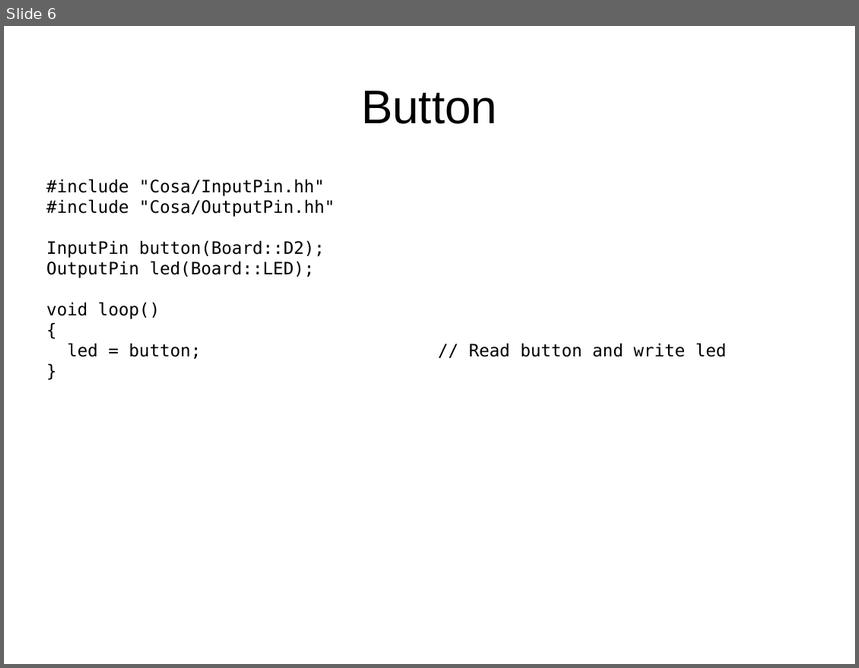
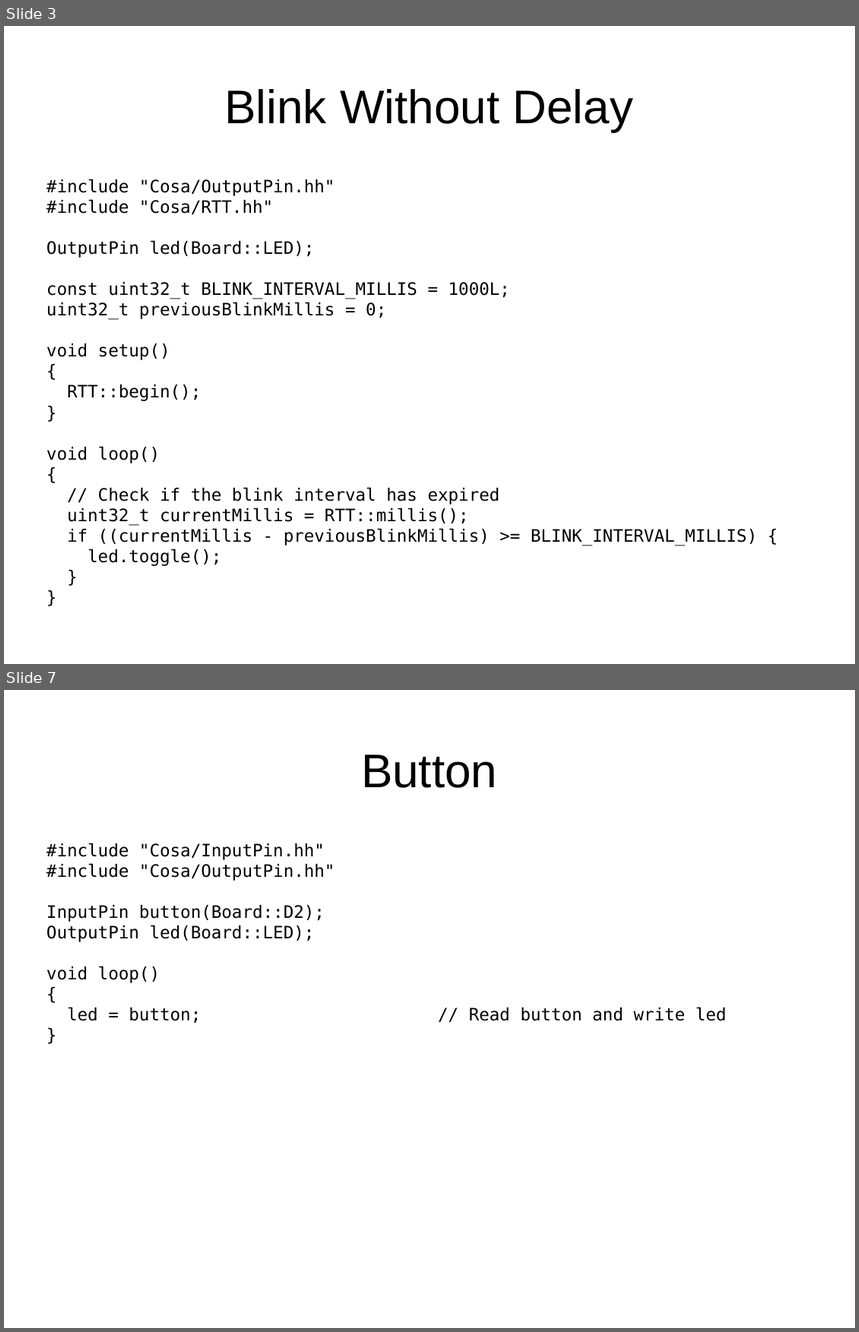
Before and after one commit to mikaelpatel/Cosa-Dolce, a slide deck: Lessons/00.Arduino-examples/02.Digital/Digital.odp. Shown one above the other, each under a label of ours: slide 6 before the commit, slides 3 and 7 after it; the slides between them are not shown. The pictures are 859x668 and 859x1332 pixels, drawn with LibreOffice and Linux fonts; fonts in the diff are those of the drawing. Boxes give left, top, right and bottom in pixels: in the first picture for what was removed or moved away, otherwise in the second. Text is boxed around its words. In the diff, an @@ line names an element or a change of style, - is before the commit and + after.

```diff
--- a/Lessons/00.Arduino-examples/02.Digital/Digital.odp
+++ b/Lessons/00.Arduino-examples/02.Digital/Digital.odp
@@ slide 3 added at <box>4,26,855,664</box>, background #FFFFFF @@
@@ title added at <box>225,89,634,132</box>, 44 pt, text #000000 @@
+Blink Without Delay
@@ text added at <box>47,179,757,566</box>, 16 pt, text #000000 @@
+#include "Cosa/OutputPin.hh"
+#include "Cosa/RTT.hh"
+OutputPin led(Board::LED);
+const uint32_t BLINK_INTERVAL_MILLIS = 1000L;
+uint32_t previousBlinkMillis = 0;
+void setup()
+{
+RTT::begin();
+}
+void loop()
+{
+// Check if the blink interval has expired
+uint32_t currentMillis = RTT::millis();
+if ((currentMillis - previousBlinkMillis) >= BLINK_INTERVAL_MILLIS) {
+led.toggle();
+}
+}
@@ what was slide 6 is now slide 7 @@
```
Also in this commit, not shown: 7 slides changed, 2 other files.
